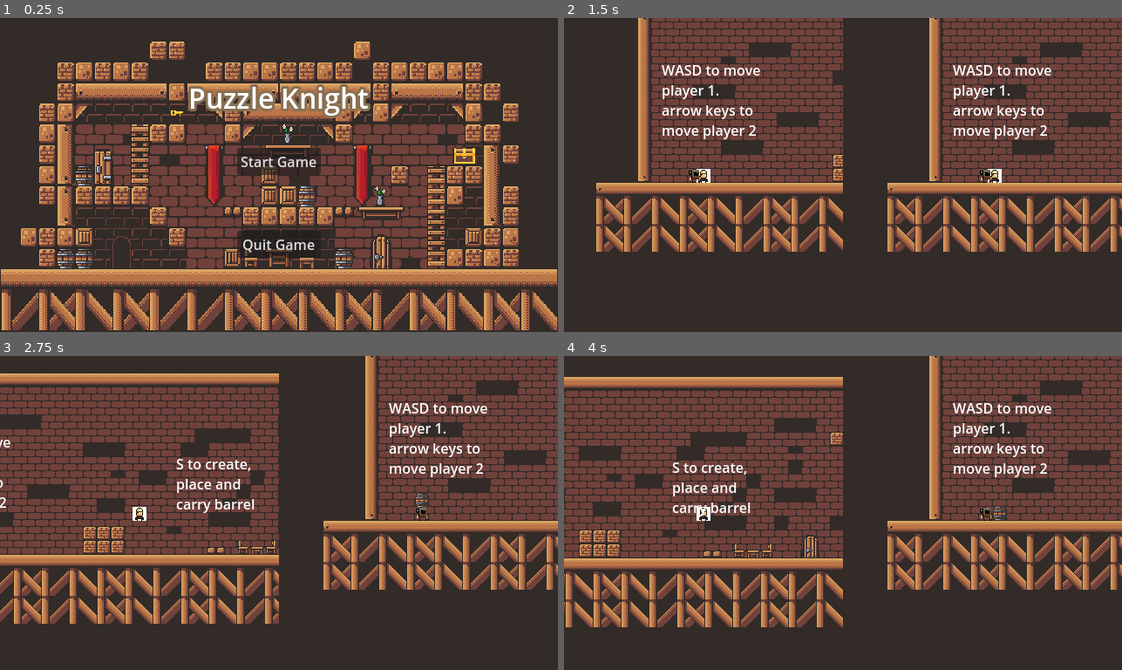
Above: before the commit, frames 1-4 (two rows, left to right).
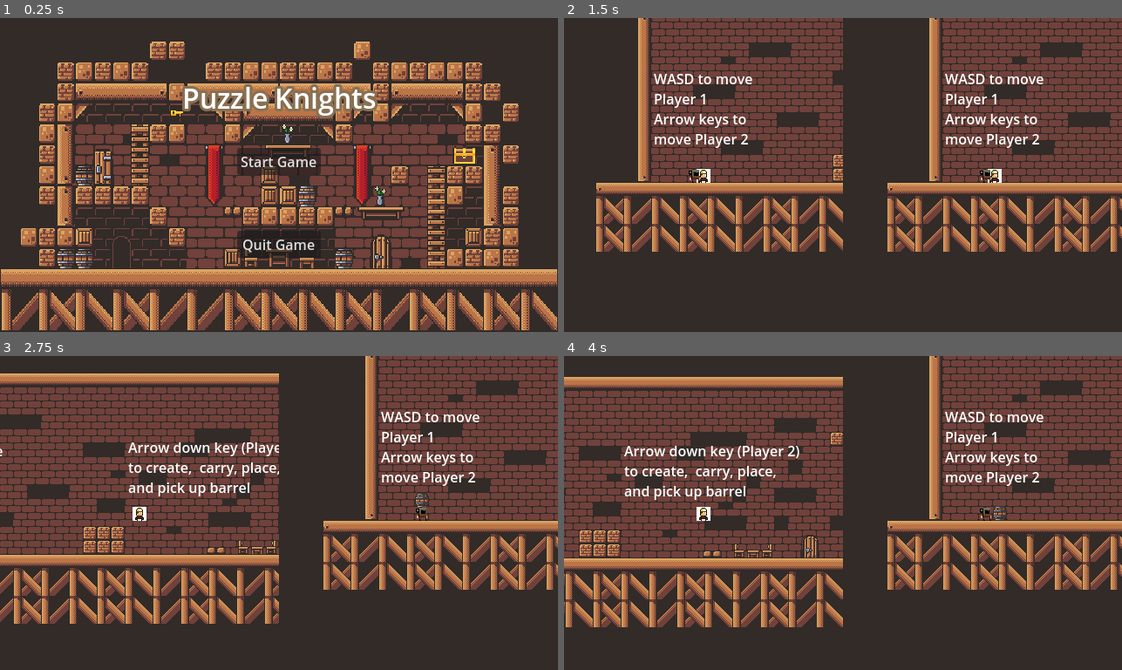
Above: after the commit, the same moments.

Repository: Darr3n2GG/Puzzle-Knights-2P-
Game: Godot game, scene res://Scenes/Main Menu/main_menu.tscn
Two runs of this game, one before a commit and one after it. Both use one fixed random seed, a clock stepped at 60 frames per second and the inputs below.
Inputs:
- Up to frame 1 (0.25 s): no input
- Up to frame 2 (1.5 s): click "Start Game" at 0.5 s; tap Enter at 1.25 s; hold D (1Right) from 1.28 s (still down); tap S (1Attack) at 1.35 s
- Up to frame 3 (2.75 s): keep holding D (1Right); tap W (1Up) at 1.52, 2.27 s; tap Down (2PlaceOrCarry) at 2.1 s
- Up to frame 4 (4 s): release D (1Right) at 2.78 s; hold A (1Left) 2.78-3.53 s; tap S (1Attack) at 2.85 s; tap P (reset) at 3.5 s; hold D (1Right) from 3.53 s (still down); tap Down (2PlaceOrCarry) at 3.6 s; tap W (1Up) at 3.77 s

The runs differ from the first frame. In frame 1, 1.8% of the frame differs, in the area x 32-68%, y 21-32%; in frame 2, 3.6%, in the area x 16-88%, y 15-42%; in frame 3, 3.4%; in frame 4, 3.4%.
Error in both runs: Cannot call method 'get_child' on a null value. (res://Resources/Global.gd:15)

Commit message:
Fix text, clearer instructions

Diff:
--- a/Scenes/Levels/level_1.tscn
+++ b/Scenes/Levels/level_1.tscn
@@ -80,17 +80,17 @@
 position = Vector2(15, -8)
 
 [node name="RichTextLabel2" type="RichTextLabel" parent="."]
-offset_left = 280.0
-offset_top = -115.0
-offset_right = 392.0
-offset_bottom = -45.0
-text = "S to create, place and carry barrel"
+offset_left = 225.0
+offset_top = -134.0
+offset_right = 431.0
+offset_bottom = -46.0
+text = "Arrow down key (Player 2) to create,  carry, place, and pick up barrel"
 
 [node name="RichTextLabel" type="RichTextLabel" parent="."]
-offset_left = -23.0
-offset_top = -140.0
-offset_right = 95.0
-offset_bottom = -46.0
-text = "WASD to move player 1.
-arrow keys to move player 2"
+offset_left = -32.0
+offset_top = -130.0
+offset_right = 118.0
+offset_bottom = -38.0
+text = "WASD to move Player 1
+Arrow keys to move Player 2"
 scroll_active = false
--- a/Scenes/Levels/level_3.tscn
+++ b/Scenes/Levels/level_3.tscn
@@ -398,9 +398,9 @@
 position = Vector2(143, -21)
 
 [node name="RichTextLabel" type="RichTextLabel" parent="."]
-offset_left = 117.0
+offset_left = 105.0
 offset_top = -124.0
-offset_right = 183.0
+offset_right = 193.0
 offset_bottom = -54.0
-text = "down key to attack"
+text = "Arrow down key to attack"
 scroll_active = false
--- a/Scenes/Main Menu/main_menu.tscn
+++ b/Scenes/Main Menu/main_menu.tscn
@@ -54,7 +54,7 @@
 theme_override_constants/outline_size = 12
 theme_override_fonts/font = SubResource("SystemFont_gas0e")
 theme_override_font_sizes/font_size = 32
-text = "Puzzle Knight"
+text = "Puzzle Knights"
 horizontal_alignment = 1
 vertical_alignment = 1
 
Not shown: 1 places in Scenes/Levels/level_3.tscn that only renumber resources
